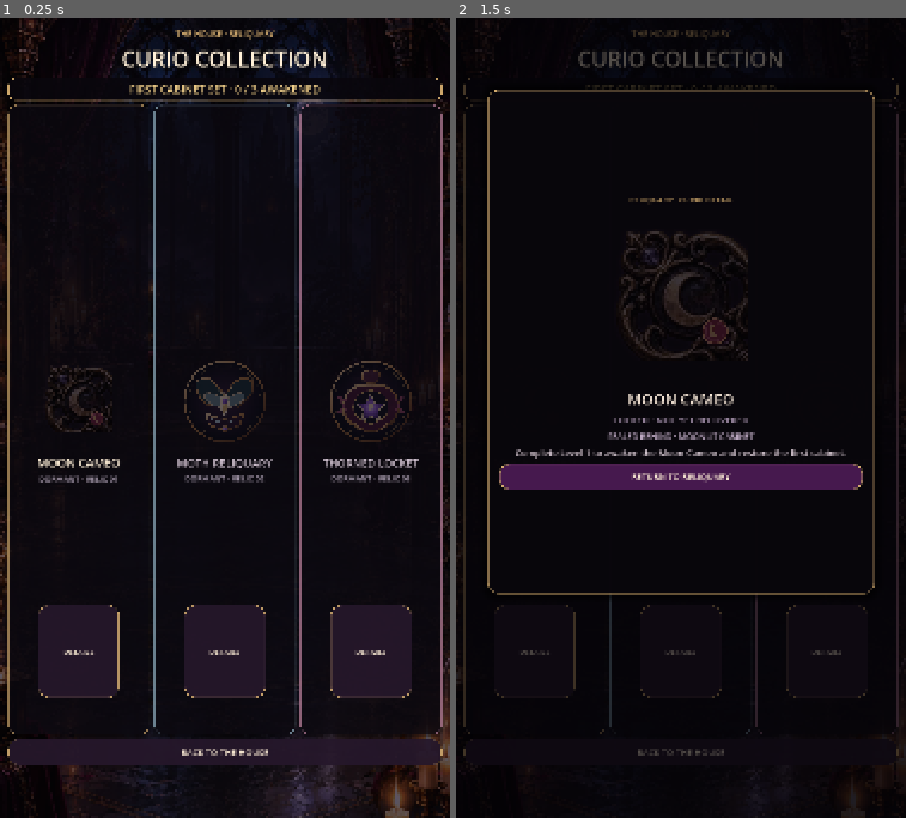
Above: before the commit, frames 1-2 (left to right).
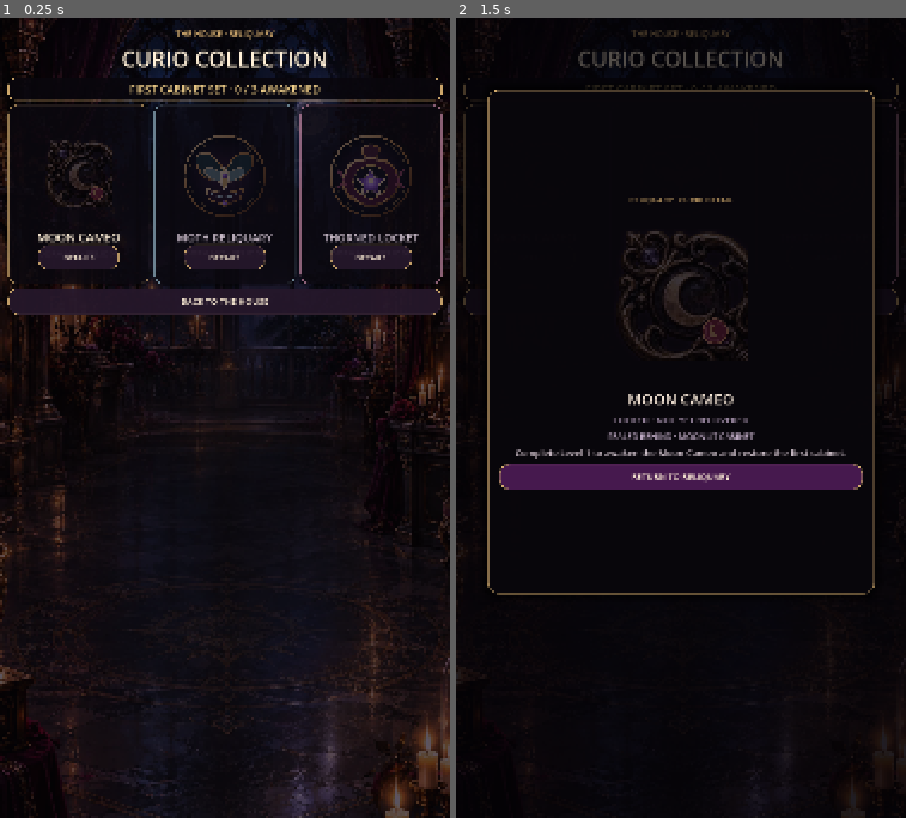
Above: after the commit, the same moments.

Repository: Jay-prodesign/akilta-match3
Game: Godot game, scene res://src/ui/collection/curio_collection.tscn
The game is run twice, just before and just after one commit, with the same random seed, the same clock (stepped at 60 frames per second) and the same inputs. This scene is started directly instead of the project's main scene.
Inputs:
- Up to frame 1 (0.25 s): no input
- Up to frame 2 (1.5 s): click "DETAILS" at 0.5 s; click "DETAILS" at 1.25 s

The runs differ from the first frame. In frame 1, 13% of the frame differs, in the area x 1-99%, y 14-94%; in frame 2, 1.2%.

Commit message:
Stop Reliquary grid from stretching into empty slabs

Diff:
--- a/src/ui/collection/curio_collection.tscn
+++ b/src/ui/collection/curio_collection.tscn
@@ -162,8 +162,9 @@
 autowrap_mode = 2
 
 [node name="Cards" type="HBoxContainer" parent="Layout"]
-layout_mode = 2
-size_flags_vertical = 3
+custom_minimum_size = Vector2(0, 430)
+layout_mode = 2
+size_flags_vertical = 0
 theme_override_constants/separation = 12
 alignment = 1
 
